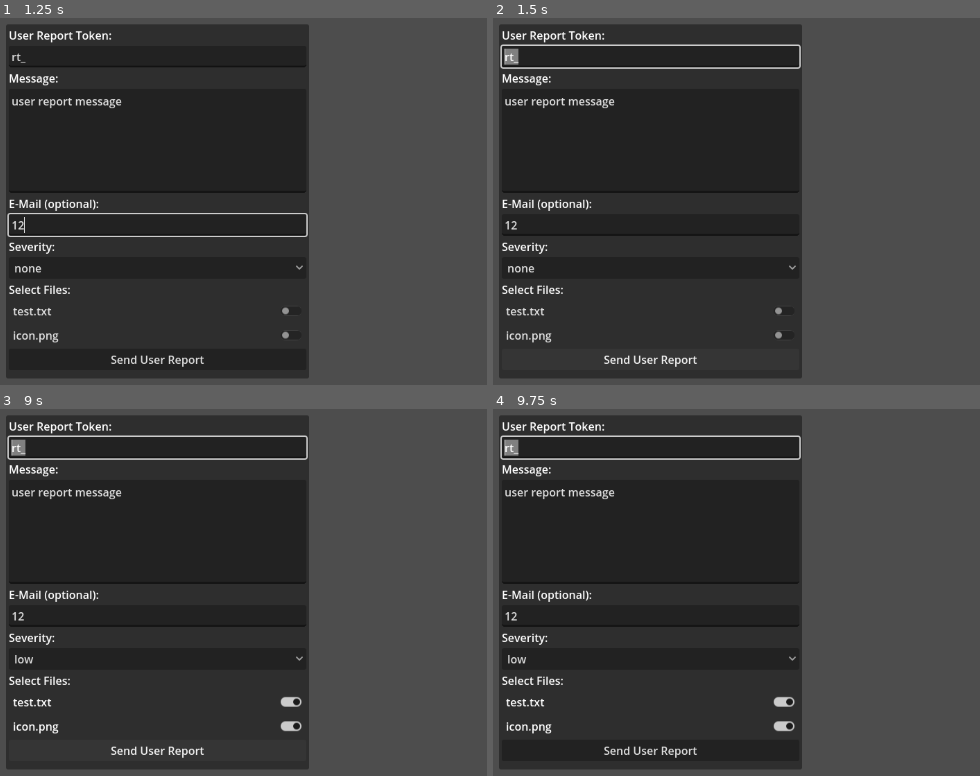
Above: before the commit, frames 1-4 (two rows, left to right).
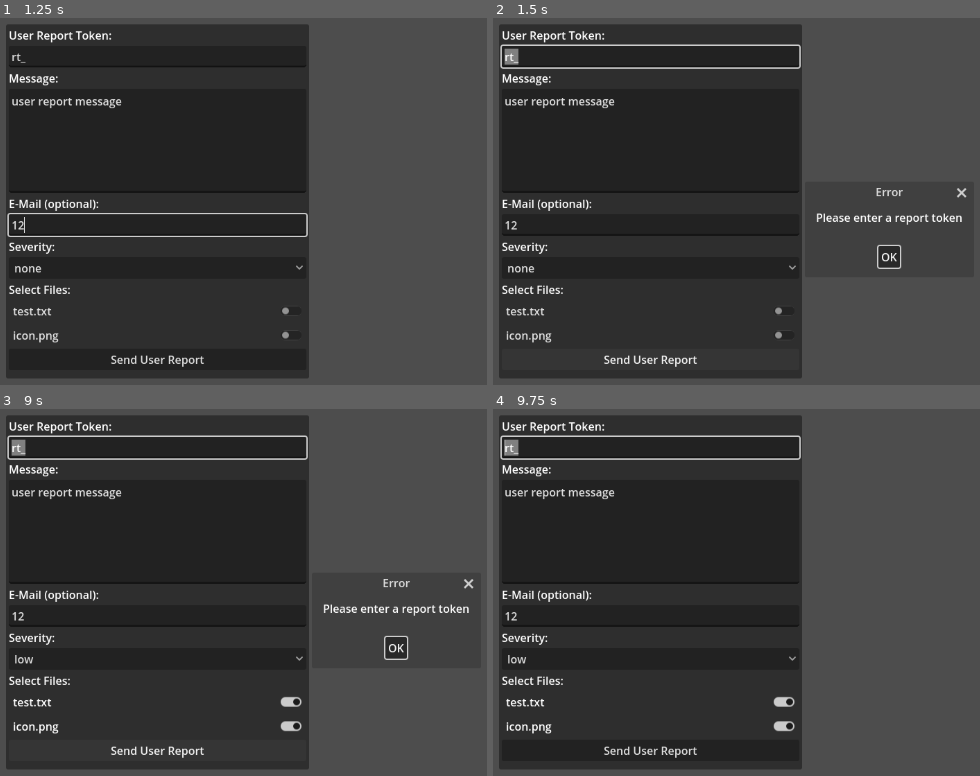
Above: after the commit, the same moments.

Repository: vnznznz/codecks-user-reports-godot
Game: Godot game, scene res://main.tscn
Same seed, same stepped clock (60 frames per second), same inputs: the game is played once before the commit and once after it. The engine's default icon, where the game draws it, is replaced by a stand-in: a white triangle on a blue panel in a dark square.
Inputs (mouse positions are in pixels of both pictures, inside the frame that each line leads up to):
- Up to frame 1 (1.25 s): click (155, 223) at 0.52 s; type "12" at 0.6 s
- Up to frame 2 (1.5 s): click "Send User Report" at 1.25 s
- Up to frame 3 (9 s): click (394, 647) at 2 s, where only the run after the commit has a clickable "OK"; click "none" at 2.75 s; click "test.txt" at 3.5 s; click "high" at 4.25 s; click "icon.png" at 5 s; click "low" at 5.75 s; click "low" at 6.5 s; click "test.txt" at 7.25 s; click "icon.png" at 8 s; click "Send User Report" at 8.75 s
- Up to frame 4 (9.75 s): click (887, 647) at 9.5 s, where only the run after the commit has a clickable "OK"

Frame 1 is identical in both runs. In frame 2, 0.7% of the frame differs, in the area x 2-98%, y 8-69%; in frame 3, 0.7%; in frame 4, nothing differs.
Error before the commit: Invalid assignment of property or key 'window_title' with value of type 'String' on a base object of type 'AcceptDialog'. (res://ExampleReportForm.gd:51)
Error after the commit: Trying to assign value of type 'Nil' to a variable of type 'Dictionary'. (res://CodecksUserReport.gd:196)

Commit message:
migrate alert function to godot 4

Diff:
--- a/ExampleReportForm.gd
+++ b/ExampleReportForm.gd
@@ -48,7 +48,7 @@
 func alert(text: String, title: String='Message') -> void:
 	var dialog = AcceptDialog.new()
 	dialog.dialog_text = text
-	dialog.window_title = title
+	dialog.title = title
 	dialog.connect('modal_closed', Callable(dialog, 'queue_free'))
 	add_child(dialog)
 	dialog.popup_centered()
